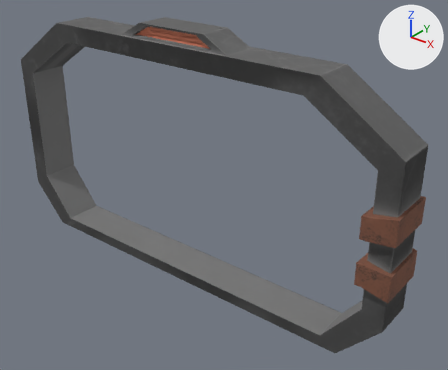
Renders of the glTF model src/assets/models/objects/window-support/scene.glb from each side of a commit.
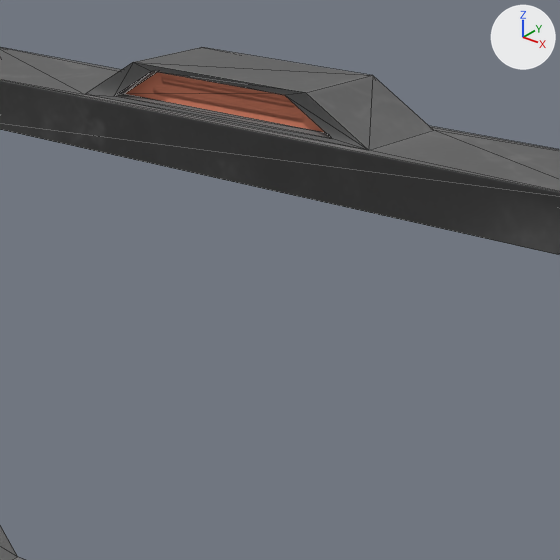
Each version appears first whole from a 50 mm lens placed at (4.47, -5.28, 4.73), pointed at (0.1, 0.18, 1.35), and next in a close-up on the part from 20% to 66% of the width and 0% to 56% of the height. The axes (+X, +Y, +Z) are drawn at upper right. The lights are the same throughout. The first two pictures are the older version. The close-ups show mesh edges as thin lines. Where no turn or scale is listed for an object, it has been applied to the vertices. Vertices at exactly the same position are counted once.

Names of what the first close-up shows: 'pCube8_lambert1_0'.
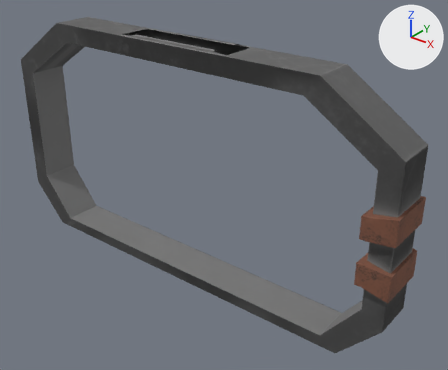
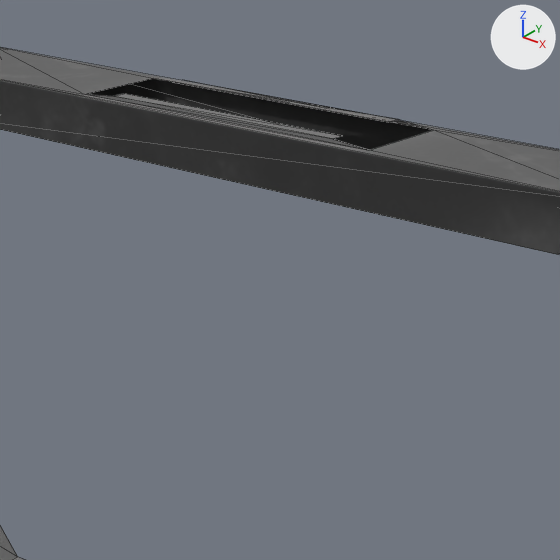
Location of each change, (x1, y1, x2, y2) in pixels of the close-ups (560 x 560 px):
```json
{"part": 1, "of": "me_pcube8_lambert1_0", "change": "deleted", "before": [86, 47, 433, 150]}
```

Edits to the scene script, one JSON object a line:
```json
{"block": "me_pcube8_lambert1_0", "where": "# used by ob_pcube8_lambert1_0; location = (0.0, 0.0, 0.0)"}
{"op": "remove", "block": "me_pcube8_lambert1_0", "code": "me_pcube8_lambert1_0.from_pydata(...)  # 104 vertices, 208 faces; spans x -3.27..2.58, y -0.35..0.37, z 0.0..3.29"}
{"op": "add", "block": "me_pcube8_lambert1_0", "code": "me_pcube8_lambert1_0.from_pydata(...)  # 92 vertices, 172 faces; spans x -3.27..2.58, y -0.35..0.37, z 0.0..3.12"}
{"block": "me_pcube8_lambert1_0", "change": "me_pcube8_lambert1_0 part 1"}
{"block": "me_pcube8_lambert1_0", "change": "12 vertices are removed from x -0.85..0.12, y -0.2..0.22, z 3.26..3.29"}
{"block": "me_pcube8_lambert1_0", "change": "36 faces are deleted"}
```
